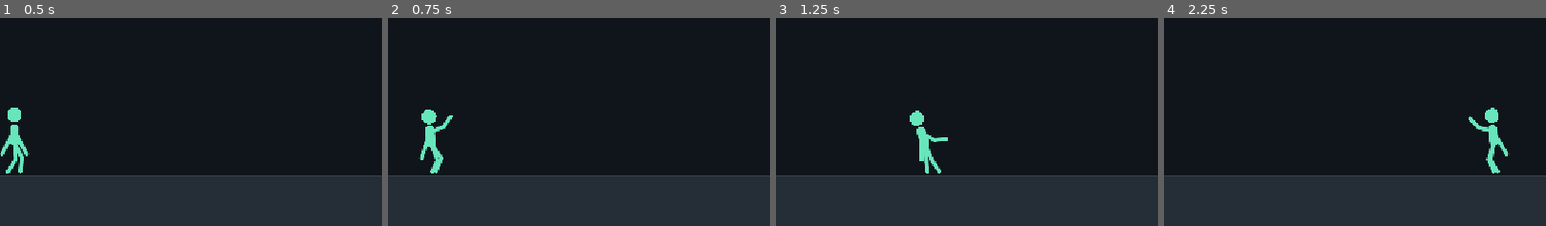
Above: before the commit, frames 1-4 (left to right).
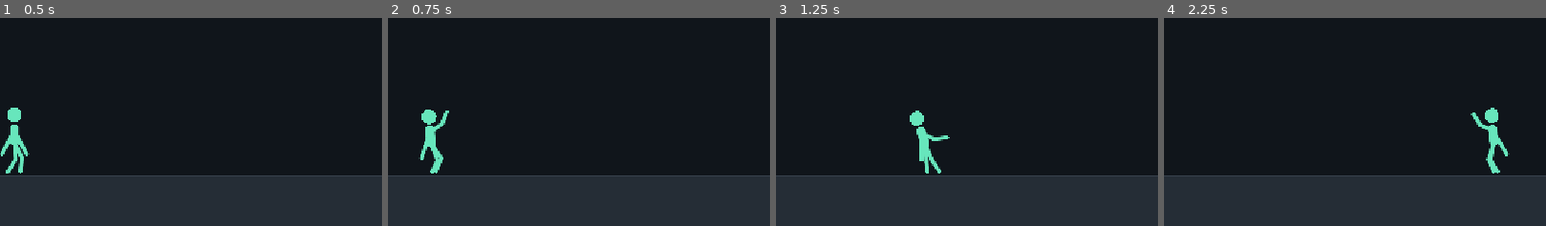
Above: after the commit, the same moments.

Repository: divanburke/ShadowSwap
Game: Godot game, scene res://main.tscn
Two runs of this game, one before a commit and one after it. Both use one fixed random seed, a clock stepped at 60 frames per second and the inputs below.
Inputs:
- Up to frame 1 (0.5 s): no input
- Up to frame 2 (0.75 s): hold D from 0.53 s (still down); hold J from 0.53 s (still down)
- Up to frame 3 (1.25 s): keep holding D; keep holding J; tap W at 0.77 s
- Up to frame 4 (2.25 s): release J at 1.28 s; tap J at 1.35 s; tap W at 1.52 s; release D at 2.03 s; hold A from 2.03 s (still down); hold J from 2.03 s (still down)
The pictures show only the part of the screen within x 48-98%, y 50-100%; the shares and areas given below are measured in that part.

Frame 1 is identical in both runs. In frame 2, 0.2% of the frame differs, in the area x 12-17%, y 44-56%; in frame 3, less than 0.1%; in frame 4, 0.2%.

Commit message:
Slightly speed up uppercut

Diff:
--- a/scripts/fighter.gd
+++ b/scripts/fighter.gd
@@ -32,7 +32,7 @@
 const MAX_FALL_SPEED = 950.0
 const JUMP_SPEED = 590.0
 
-const ATTACK_DURATION = 0.34
+const ATTACK_DURATION = 0.30
 const ATTACK_COOLDOWN = 0.30
 
 const MINT_GREEN = Color("#67e6bc")
